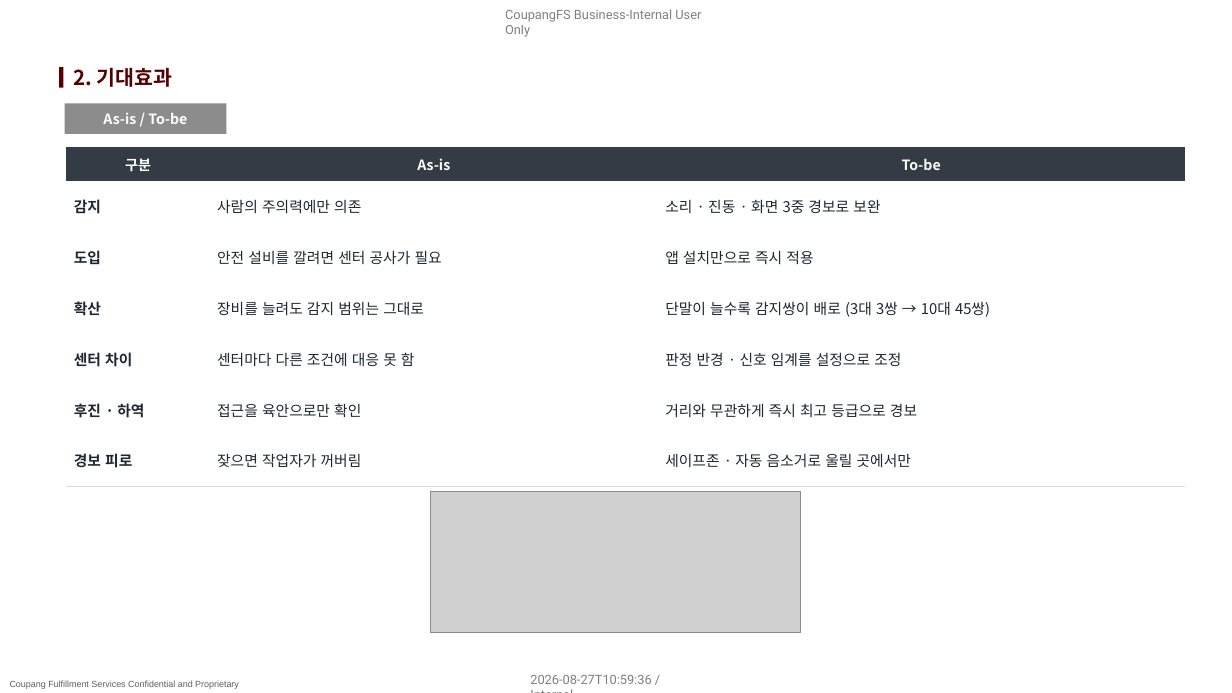
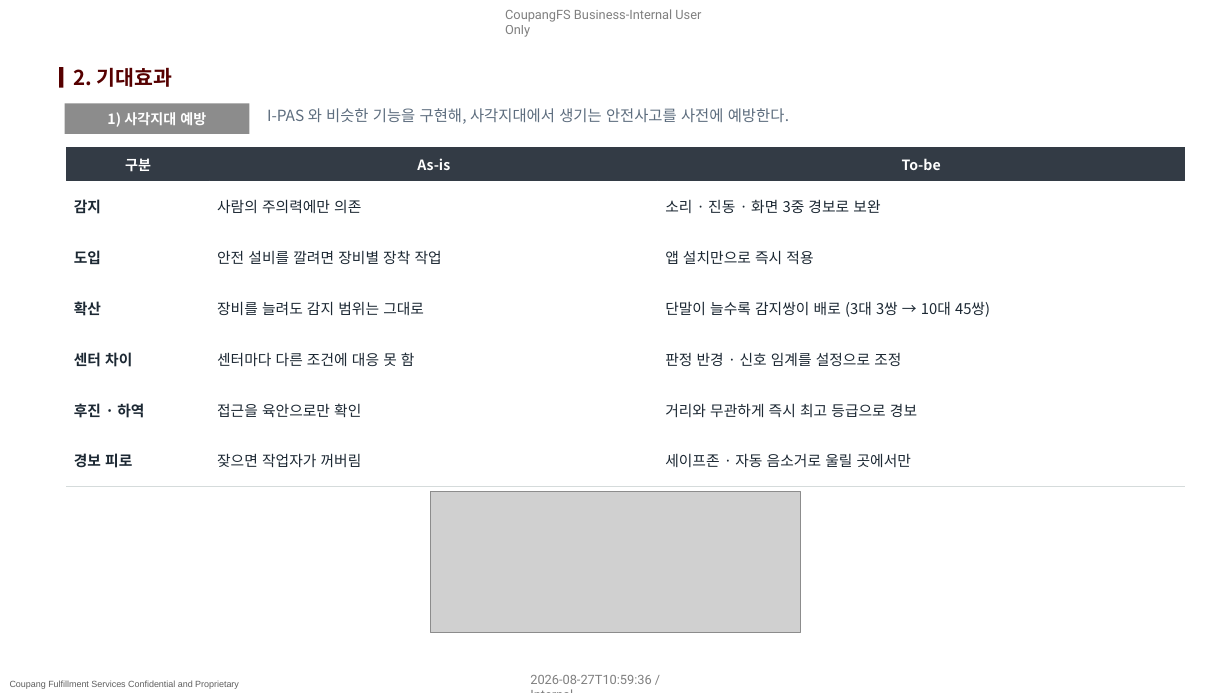
Before and after one commit to pslymzero-cyber/SafeAlert, a slide deck: slide 5 of docs/presentation/company_form/SafeAlert_보고_2026.08.pptx. Drawn at 1232x693 pixels with LibreOffice and Linux fonts; fonts in the diff are those of the drawing; grey boxes stand for pictures; background and template pictures are left out. Boxes give left, top, right and bottom in pixels: in the first picture for what was removed or moved away, otherwise in the second. Text is boxed around its words. In the diff, an @@ line names an element or a change of style, - is before the commit and + after.

```diff
--- a/docs/presentation/company_form/SafeAlert_보고_2026.08.pptx
+++ b/docs/presentation/company_form/SafeAlert_보고_2026.08.pptx
@@ rectangle removed at bbox=[65, 104, 226, 134] @@
-As-is / To-be
@@ rectangle added at bbox=[65, 104, 250, 134], fill #8C8C8C, 11 pt, text #FFFFFF, bold @@
+1) 사각지대 예방
@@ text added at bbox=[267, 108, 789, 124], 12 pt, text #5D6D7E @@
+I-PAS 와 비슷한 기능을 구현해, 사각지대에서 생기는 안전사고를 사전에 예방한다.
@@ table at bbox=[67, 148, 1185, 486] @@
-row 3, column 2: 안전 설비를 깔려면 센터 공사가 필요
+row 3, column 2: 안전 설비를 깔려면 장비별 장착 작업
```
Also in this commit, not shown: 10 other slides changed, 2 slides added, 1 slide removed, 2 other files.
